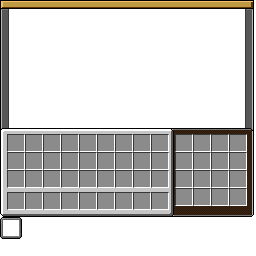
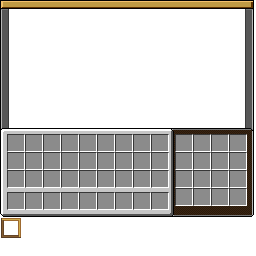
Layers edited between the first and the second 256×256 image:
added layer "Calque copié #3" above "Copie de Gold selection" over (1, 218, 21, 238)
hid "Selected turtle slot" over (0, 217, 22, 239)
